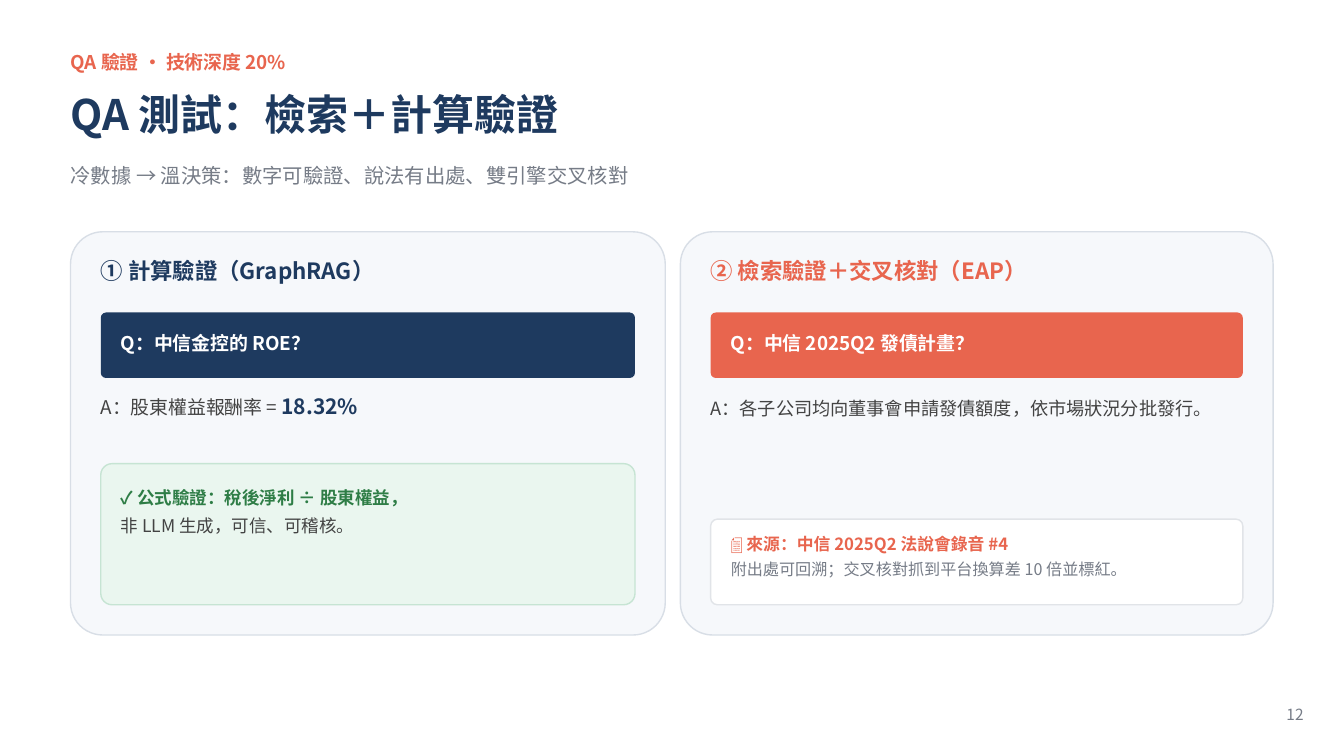
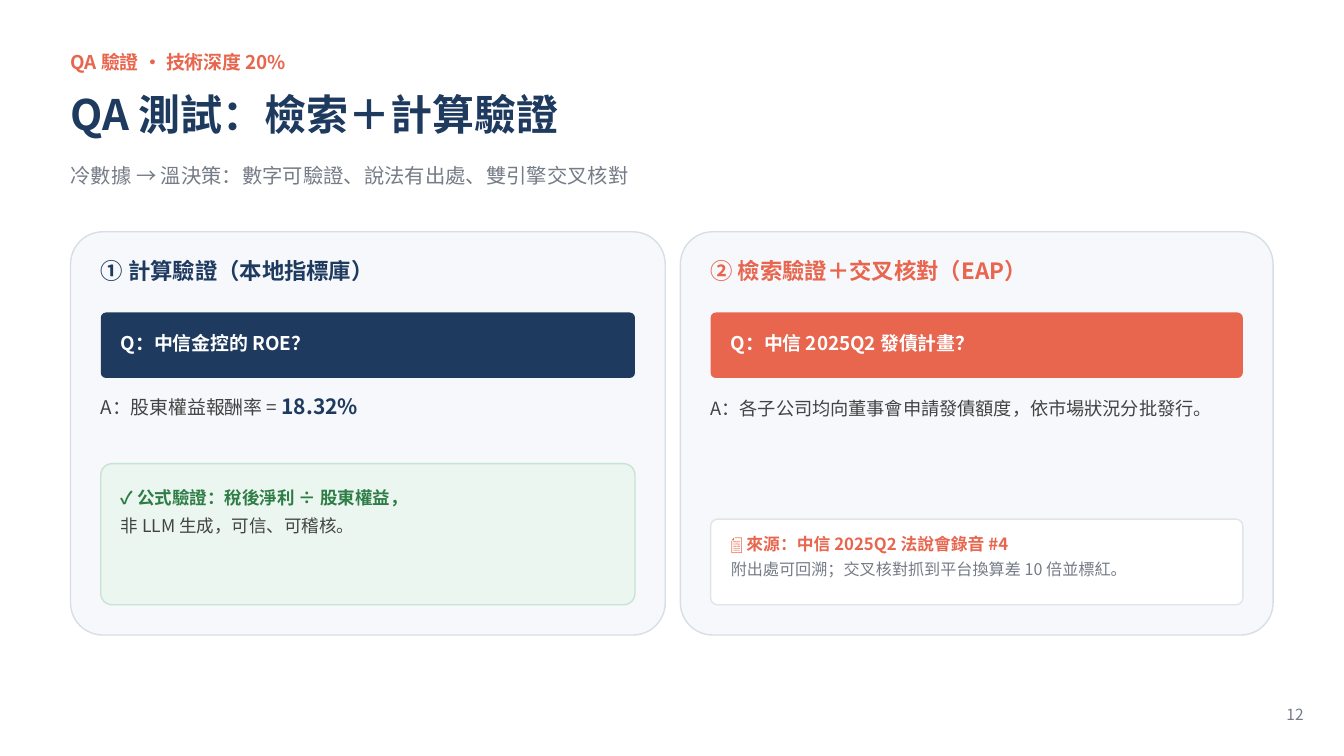
Before and after one commit to WangChiaChen/hybrid-rag-project, a slide deck: slide 12 of 比賽簡報_升級版.pptx. Drawn at 1344x756 pixels with LibreOffice and Linux fonts; fonts in the diff are those of the drawing. Boxes give left, top, right and bottom in pixels: in the first picture for what was removed or moved away, otherwise in the second. Text is boxed around its words. In the diff, an @@ line names an element or a change of style, - is before the commit and + after.

```diff
--- a/比賽簡報_升級版.pptx
+++ b/比賽簡報_升級版.pptx
@@ text at [101,260,374,281]: text changed @@
-① 計算驗證（GraphRAG）
+① 計算驗證（本地指標庫）
```
Also in this commit, not shown: 2 other slides changed, 8 other files.
